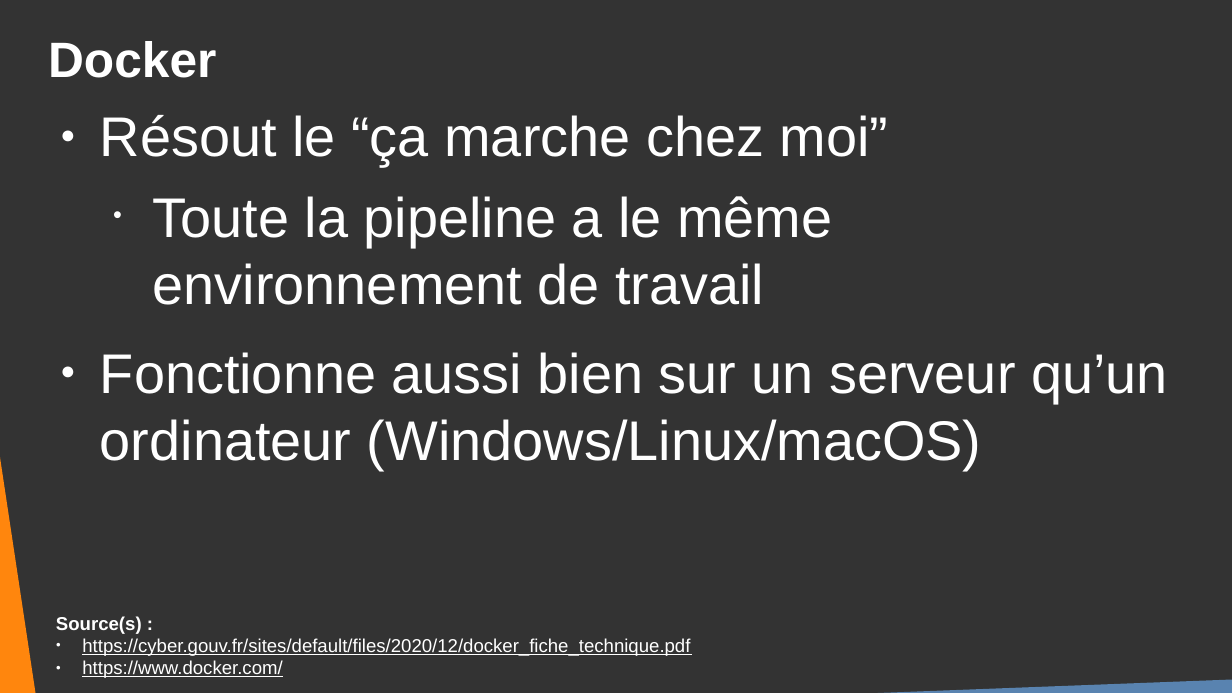
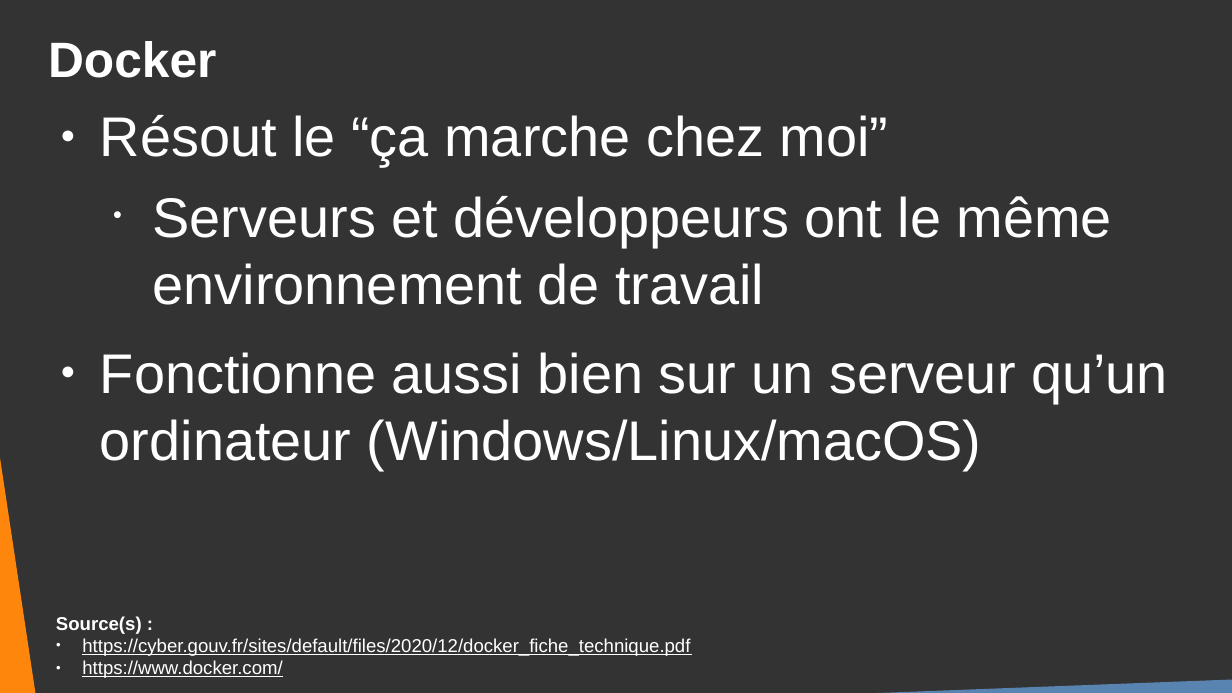
Before and after one commit to DanYellow/cours, a slide deck: slide 36 of developpement-web-et-dispositif-interactif-s6/travaux-pratiques/numero-4/presentation.odp. Drawn at 1232x693 pixels with LibreOffice and Linux fonts; fonts in the diff are those of the drawing. Boxes give left, top, right and bottom in pixels: in the first picture for what was removed or moved away, otherwise in the second. Text is boxed around its words. In the diff, an @@ line names an element or a change of style, - is before the commit and + after.

```diff
--- a/developpement-web-et-dispositif-interactif-s6/travaux-pratiques/numero-4/presentation.odp
+++ b/developpement-web-et-dispositif-interactif-s6/travaux-pratiques/numero-4/presentation.odp
@@ text at bbox=[153, 196, 1112, 305]: text changed @@
-  • Toute la pipeline a le même environnement de travail
+  • Serveurs et développeurs ont le même environnement de travail
```
Also in this commit, not shown: 4 other slides changed, 5 slides added.
